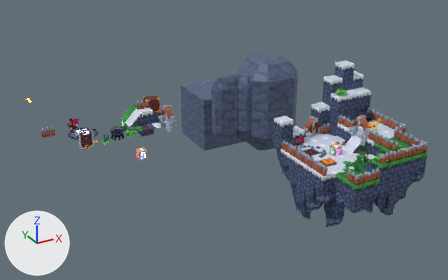
Renders of the Blender file GMTK_ArtSource/3d/3d-models.blend from each side of a commit.
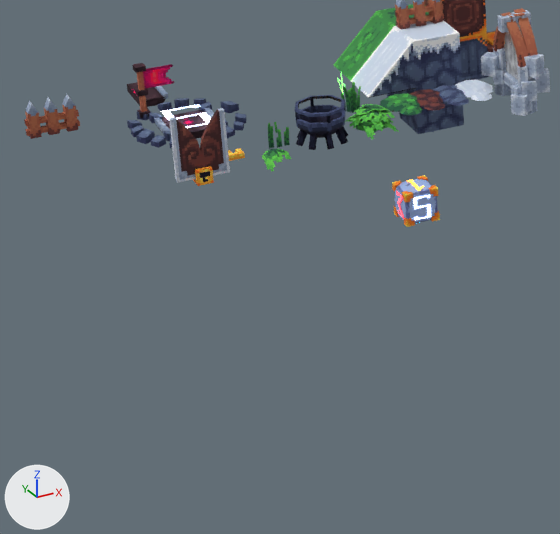
There are two pictures of each version: one whole from a 50 mm lens placed at (-28.0, -74.8, 36.7), pointed at (14.2, 1.9, -1.6), one close up on the part from 8% to 40% of the width and 36% to 85% of the height. The lights are fixed; the arrows at lower left show +X, +Y and +Z.
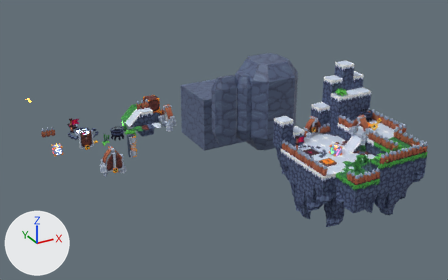
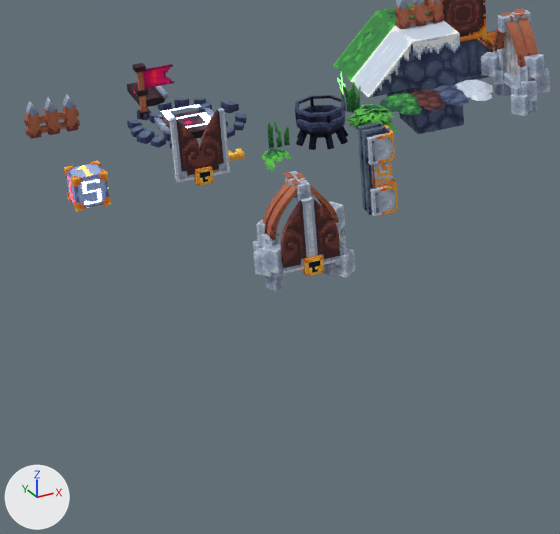
Patch to the scene script:
```diff
--- a/GMTK_ArtSource/3d/3d-models.blend.py
+++ b/GMTK_ArtSource/3d/3d-models.blend.py
@@ me_cube @@
+me_cube.from_pydata(...)  # 76 vertices, 46 faces; spans x -1.9..-0.8, y -0.5..0.5, z 0.0..3.2
+me_cube.materials.append(mat_altas1)
@@ ob_cube @@
 ob_cube = bpy.data.objects.new('Cube', me_cube_001)
-ob_cube.location = (0.0, 0.0, 0.0)
+ob_cube.location = (-10.0, 7.0, 0.0)
 ob_cube.scale = (0.6, 0.6, 0.6)
@@ ob_cube_001 @@
 ob_cube_001 = bpy.data.objects.new('Cube.001', me_cube_059)
-ob_cube_001.location = (0.0, 0.0, 0.0)
+ob_cube_001.location = (-10.0, 7.0, 0.0)
 ob_cube_001.scale = (0.6, 0.6, 0.6)
@@ ob_cube_002 @@
 ob_cube_002 = bpy.data.objects.new('Cube.002', me_cube_061)
-ob_cube_002.location = (0.0, 0.0, 0.0)
+ob_cube_002.location = (-10.0, 7.0, 0.0)
 ob_cube_002.scale = (0.6, 0.6, 0.6)
@@ ob_cube_003 @@
 ob_cube_003 = bpy.data.objects.new('Cube.003', me_cube_062)
-ob_cube_003.location = (0.0, 0.0, 0.0)
+ob_cube_003.location = (-10.0, 7.0, 0.0)
 ob_cube_003.scale = (0.6, 0.6, 0.6)
@@ ob_cube_006 @@
 ob_cube_006 = bpy.data.objects.new('Cube.006', me_cube_065)
-ob_cube_006.location = (0.0, 0.0, 0.0)
-ob_cube_006.rotation_euler = (1.571, -1.571, 0.0)  # degrees (90, -90, 0)
+ob_cube_006.location = (-10.0, 7.0, 0.0)
+ob_cube_006.rotation_euler = (-1.571, -1.571, 0.0)  # degrees (-90, -90, 0)
 ob_cube_006.scale = (0.6, 0.6, 0.6)
@@ ob_cube_171 @@
+ob_cube_171 = bpy.data.objects.new('Cube.171', me_cube)
+ob_cube_171.location = (0.0, 0.0, 0.0)
@@ ob_plane_022 @@
+ob_plane_022 = bpy.data.objects.new('Plane.022', me_plane_083.copy())  # the mesh of ob_plane_019
+ob_plane_022.location = (-4.0, -3.0, 0.0)
+ob_plane_022.rotation_euler = (1.571, 0.0, -3.142)  # degrees (90, 0, -180)
@@ ob_plane_020 @@
+ob_plane_020 = bpy.data.objects.new('Plane.020', me_plane_082.copy())  # the mesh of ob_plane_015
+ob_plane_020.location = (-6.0, -3.0, 0.0)
+ob_plane_020.rotation_euler = (1.571, 0.0, 0.0)  # degrees (90, 0, 0)
@@ ob_cube_170 @@
+ob_cube_170 = bpy.data.objects.new('Cube.170', me_cube_514.copy())  # the mesh of ob_cube_165
+ob_cube_170.location = (-5.0, -3.0, 0.0)
@@ ob_cube_169 @@
+ob_cube_169 = bpy.data.objects.new('Cube.169', me_cube_289.copy())  # the mesh of ob_cube_093
+ob_cube_169.location = (-5.0, -2.0, 0.0)
+ob_cube_169.rotation_euler = (0.0, 0.0, 1.571)  # degrees (0, 0, 90)
```

Where the change shows, as pixel boxes (x1, y1, x2, y2) in the close-ups (560 x 534 px):
'Cube.169', added: after (253, 171, 355, 291)
'Cube.171', added: after (357, 122, 398, 216)
'Cube', moved: before (392, 175, 440, 227); after (64, 161, 111, 211)
'Plane.020', added: after (281, 198, 312, 273)
'Plane.022', added: after (306, 197, 341, 265)
'Cube.170', added: after (302, 255, 324, 277)
'Cube.002', moved: before (414, 195, 431, 220); after (82, 180, 102, 205)
'Cube.006', moved, turned: before (408, 180, 424, 191); after (77, 165, 93, 176)
'Cube.003', moved: before (396, 191, 404, 219); after (67, 176, 74, 203)
